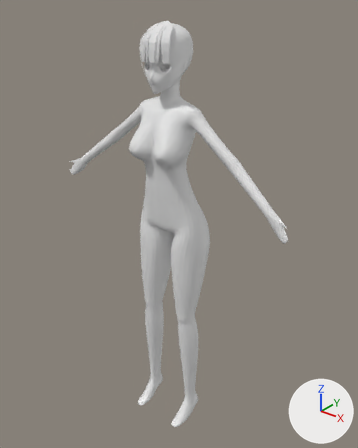
An edit to the Blender file Models/Character/New Character/yayi.blend, drawn before and after from the same camera.
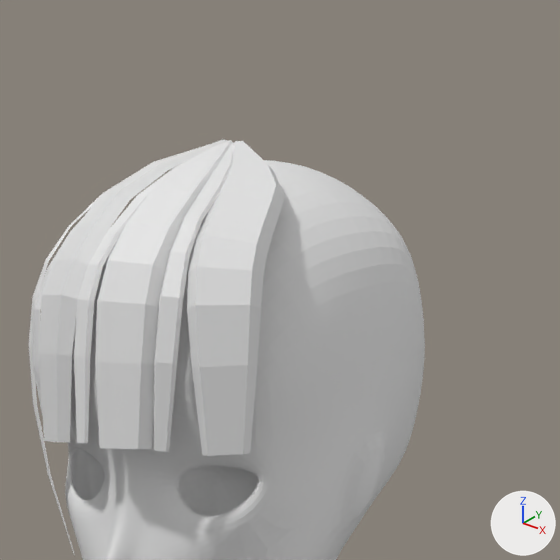
There are two pictures of each version: one whole from a 50 mm camera at (9.04, -10.89, 13.5) aimed at (0.04, 0.36, 6.53), one close up on the part from 38% to 59% of the width and 0% to 17% of the height. The lights are fixed; the arrows at lower right show +X, +Y and +Z.

In view in the first close-up: 'hair.curve.001', 'hair.curve.002', 'hair.curve.003', 'hair.curve.004', 'hair.curve.005', 'hair.curve.006', 'hair.curve.007', '圓形.002'.
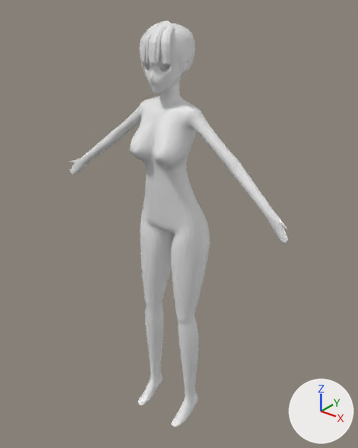
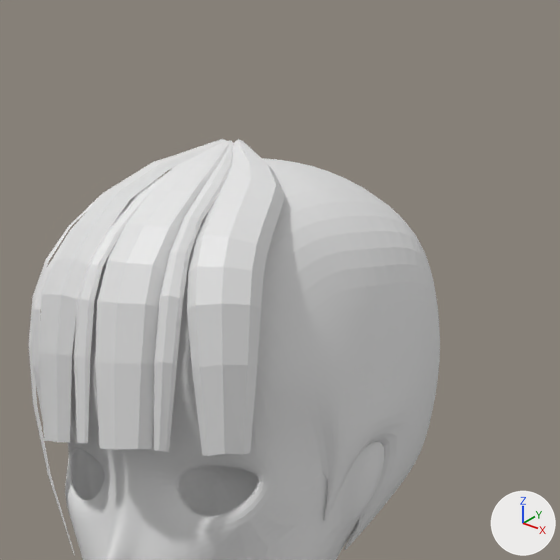
The change, as a list of edits to the scene's bpy script:
```text
Change me_圓形_002:
    used by ob_圓形_002; location = (0.0, -0.681, 11.058); rotation_euler = (1.571, 0.0, 0.0), in degrees (90, 0, 0); scale = (0.103, 0.0125, 0.103)
    remove me_圓形_002.from_pydata(...)  # 547 vertices, 511 faces; spans x 0.0..41.0, y -949.0..123.0, z -16.0..4.0
    add me_圓形_002.from_pydata(...)  # 575 vertices, 538 faces; spans x 0.0..41.0, y -949.0..123.0, z -16.0..4.0
    me_圓形_002 part 1
    7 vertices are removed from x 0.0..5.0, y 27.0..113.0, z -12.0..-1.0
    22 faces are deleted
    2 vertices move from x 3.0..4.0, y 94.0..105.0, z -3.0..-2.0 to x 3.0..4.0, y 85.0..95.0, z -2.0..-1.0
    35 vertices are added at x 0.0..6.0, y 9.0..118.0, z -13.0..0.0
    49 new faces join them
Add me_nurbs路徑_006:
    me_nurbs路徑_006.from_pydata(...)  # 60 vertices, 58 faces; spans x -0.156..0.173, y -0.771..-0.007, z -0.989..-0.003
Add me_nurbs路徑_005:
    me_nurbs路徑_005.from_pydata(...)  # 48 vertices, 46 faces; spans x -0.342..0.001, y -0.681..0.0, z -0.98..-0.014
Change ob_hair_curve_006:
    ob_hair_curve_006: bpy.data.objects.new('hair.curve.006', cu_nurbs路徑_005) -> bpy.data.objects.new('hair.curve.006', me_nurbs路徑_005)
Change ob_hair_curve_007:
    ob_hair_curve_007: bpy.data.objects.new('hair.curve.007', cu_nurbs路徑_006) -> bpy.data.objects.new('hair.curve.007', me_nurbs路徑_006)
```

Location of each change, (x1, y1, x2, y2) in pixels of the close-ups (560 x 560 px):
'圓形.002', reshaped: before (65, 160, 425, 560); after (65, 158, 440, 560)
'hair.curve.007', reshaped: before (187, 141, 284, 456); after (187, 139, 284, 456)
'hair.curve.006', reshaped: before (154, 143, 234, 452); after (154, 142, 234, 452)
part 1 of me_圓形_002, built on: before (73, 172, 421, 549); after (72, 164, 436, 550)
